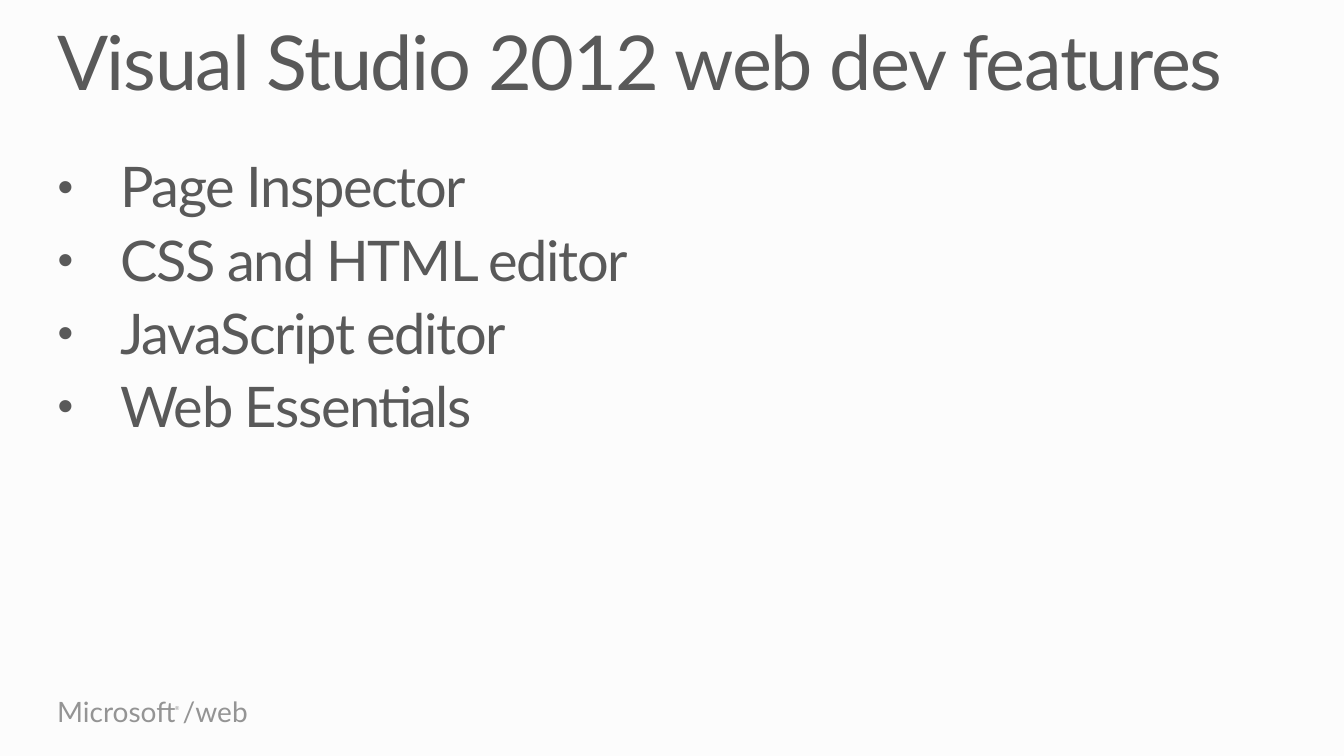
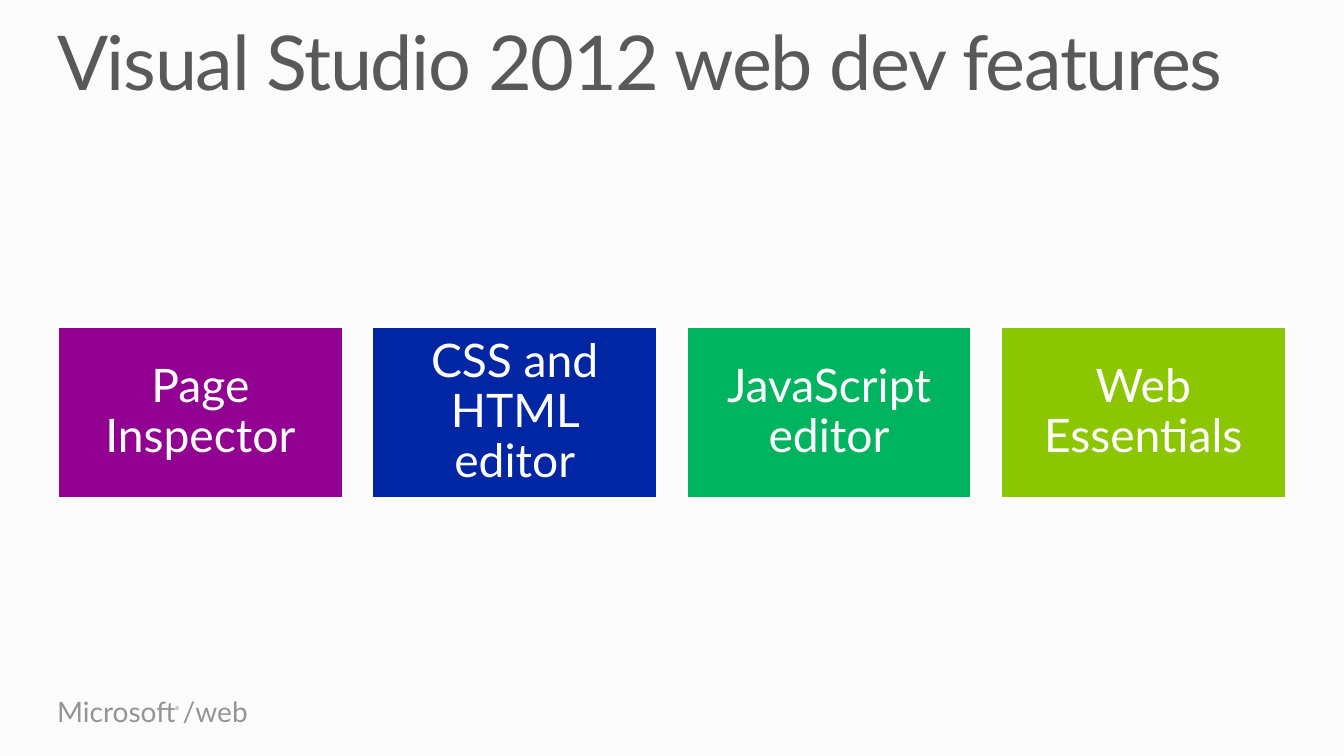
Before and after one commit to Microsoft-Web/PRESENTATION-WhatsNewInASPNET45, a slide deck: slide 12 of WhatsNewInASPNET45.pptx (slide 7 before the commit). Drawn at 1344x756 pixels with LibreOffice and Linux fonts; fonts in the diff are those of the drawing. Boxes give left, top, right and bottom in pixels: in the first picture for what was removed or moved away, otherwise in the second. Text is boxed around its words. In the diff, an @@ line names an element or a change of style, - is before the commit and + after.

```diff
--- a/WhatsNewInASPNET45.pptx
+++ b/WhatsNewInASPNET45.pptx
@@ text removed at bbox=[121, 167, 628, 428] @@
-• Page Inspector
-• CSS and HTML editor
-• JavaScript editor
-• Web Essentials
@@ group added at bbox=[57, 327, 1286, 498]: 4 rectangles, 4 texts @@
+Page Inspector
+CSS and HTML editor
+JavaScript editor
+Web Essentials
```
Also in this commit, not shown: 4 other slides changed, 5 slides added.
